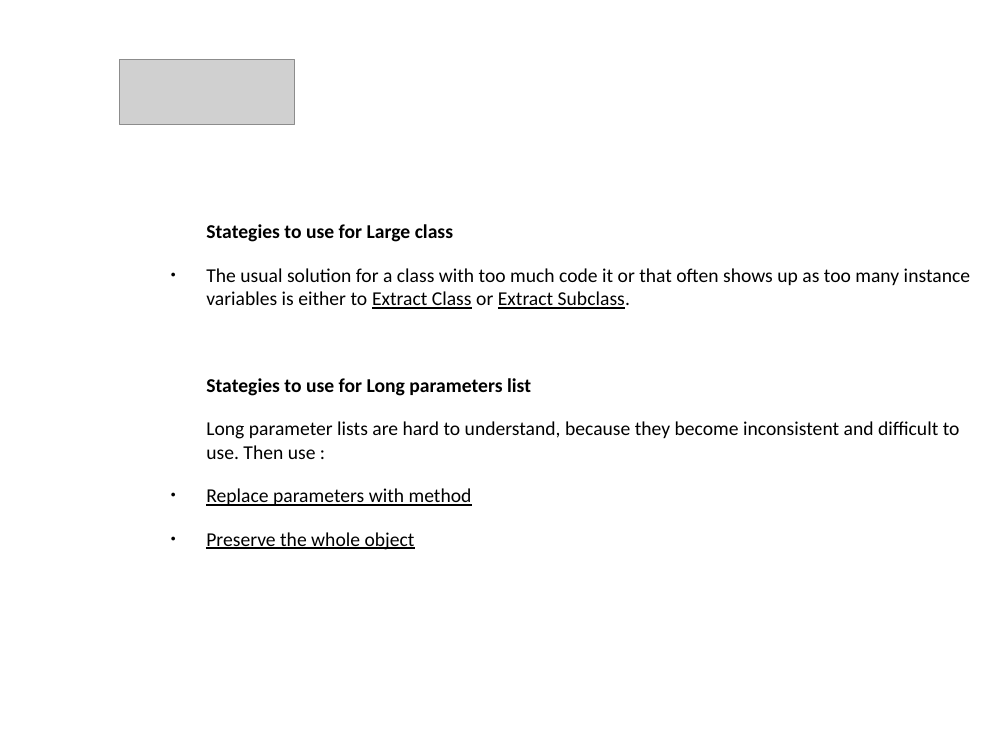
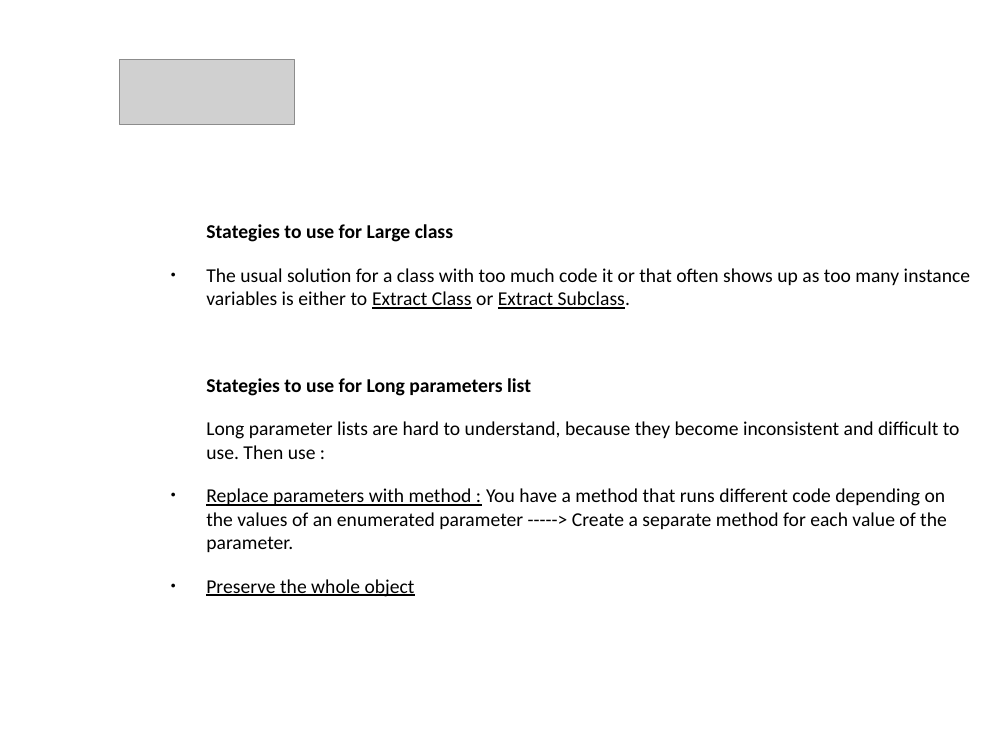
Before and after one commit to kolch182/Learning, a slide deck: slide 5 of Lezione_6_Profiling/Presentazione_Bad_Smells_1Step.odp. Drawn at 1008x756 pixels with LibreOffice and Linux fonts; fonts in the diff are those of the drawing; grey boxes stand for pictures; background and template pictures are left out. Boxes give left, top, right and bottom in pixels: in the first picture for what was removed or moved away, otherwise in the second. Text is boxed around its words. In the diff, an @@ line names an element or a change of style, - is before the commit and + after.

```diff
--- a/Lezione_6_Profiling/Presentazione_Bad_Smells_1Step.odp
+++ b/Lezione_6_Profiling/Presentazione_Bad_Smells_1Step.odp
@@ text at (x1=206, y1=488, x2=947, y2=552): text changed @@
-● Replace parameters with method
+● Replace parameters with method : You have a method that runs different code depending on the values of an enumerated parameter -----> Create a separate method for each value of the parameter.
```
Also in this commit, not shown: 3 other slides changed.
